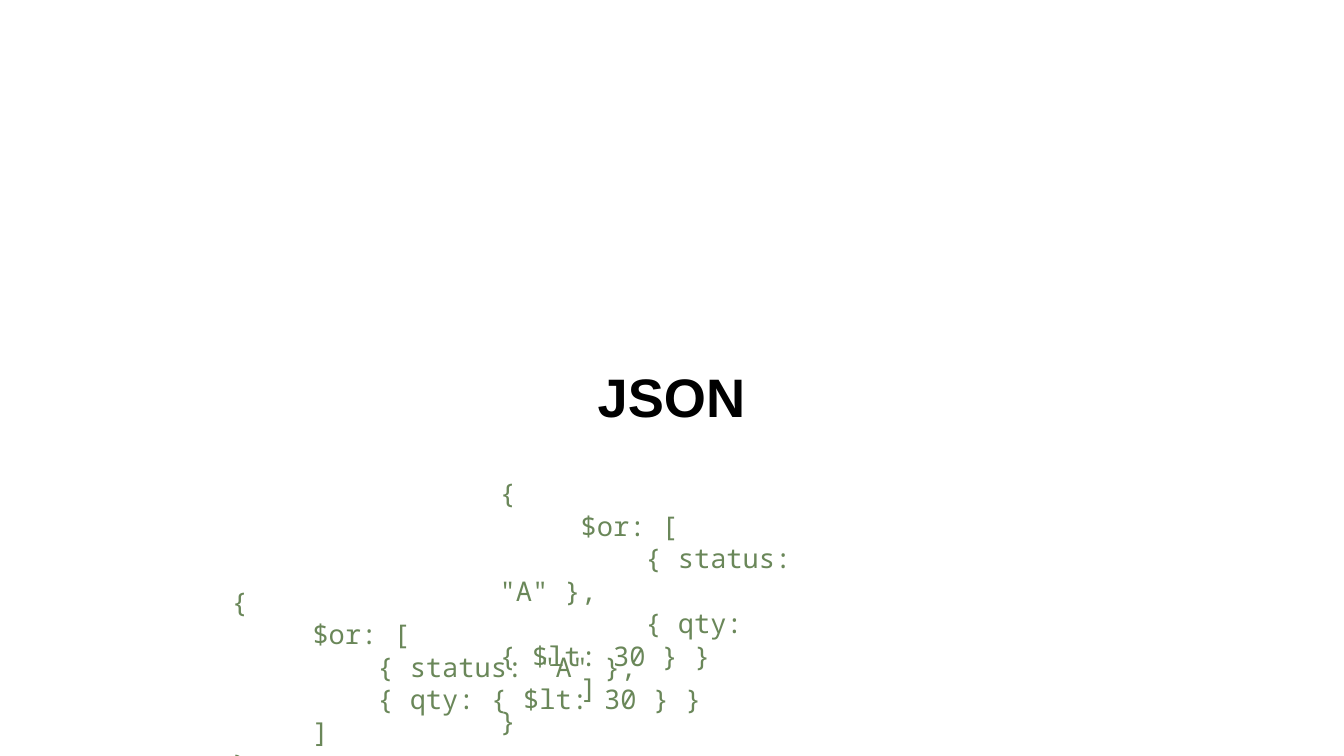
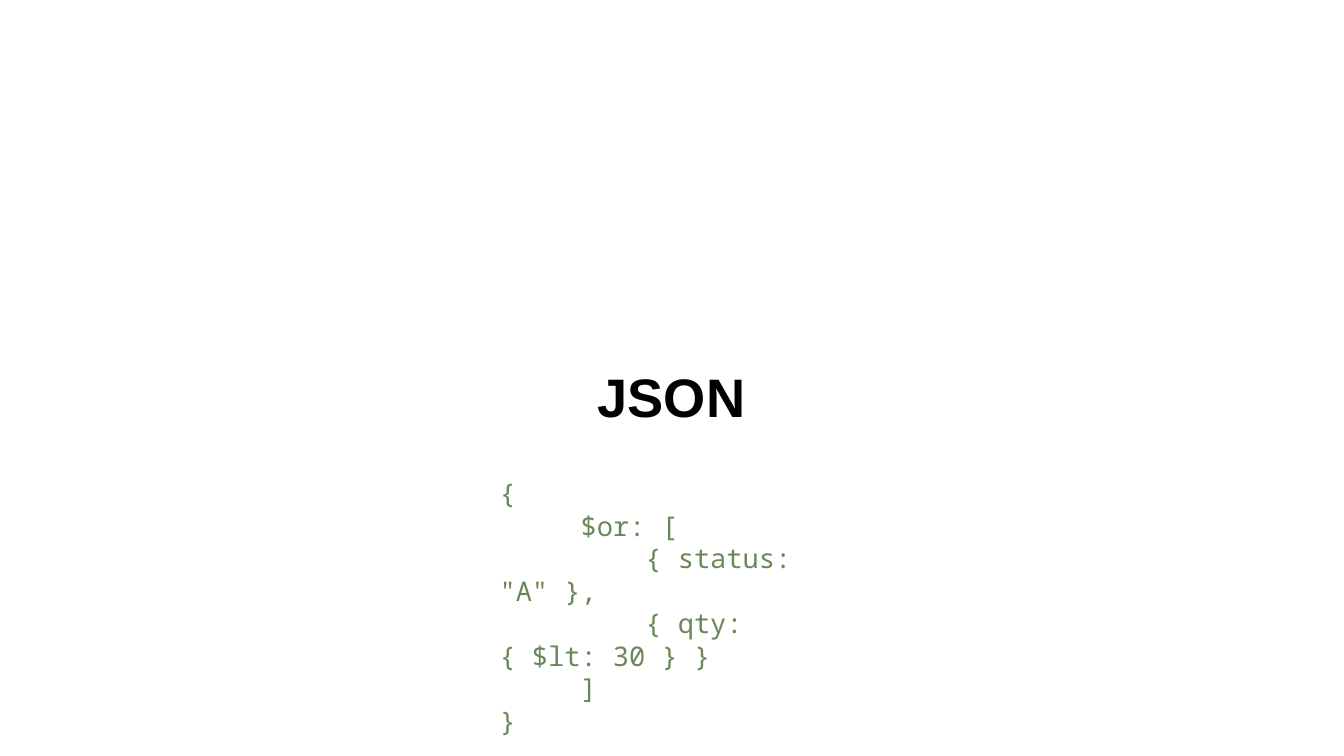
Before and after one commit to skrabbenborg/nosql-talk, a slide deck: slide 31 of presentation/presentation.pptx. Drawn at 1344x756 pixels with LibreOffice and Linux fonts; fonts in the diff are those of the drawing; background and template pictures are left out. Boxes give left, top, right and bottom in pixels: in the first picture for what was removed or moved away, otherwise in the second. Text is boxed around its words. In the diff, an @@ line names an element or a change of style, - is before the commit and + after.

Commit message:
Add more features to MongoDb presentation

```diff
--- a/presentation/presentation.pptx
+++ b/presentation/presentation.pptx
@@ text removed at (313, 623, 636, 716) @@
-{
-$or: [
-{ status: "A" },
-{ qty: { $lt: 30 } }
-]
-}
```
